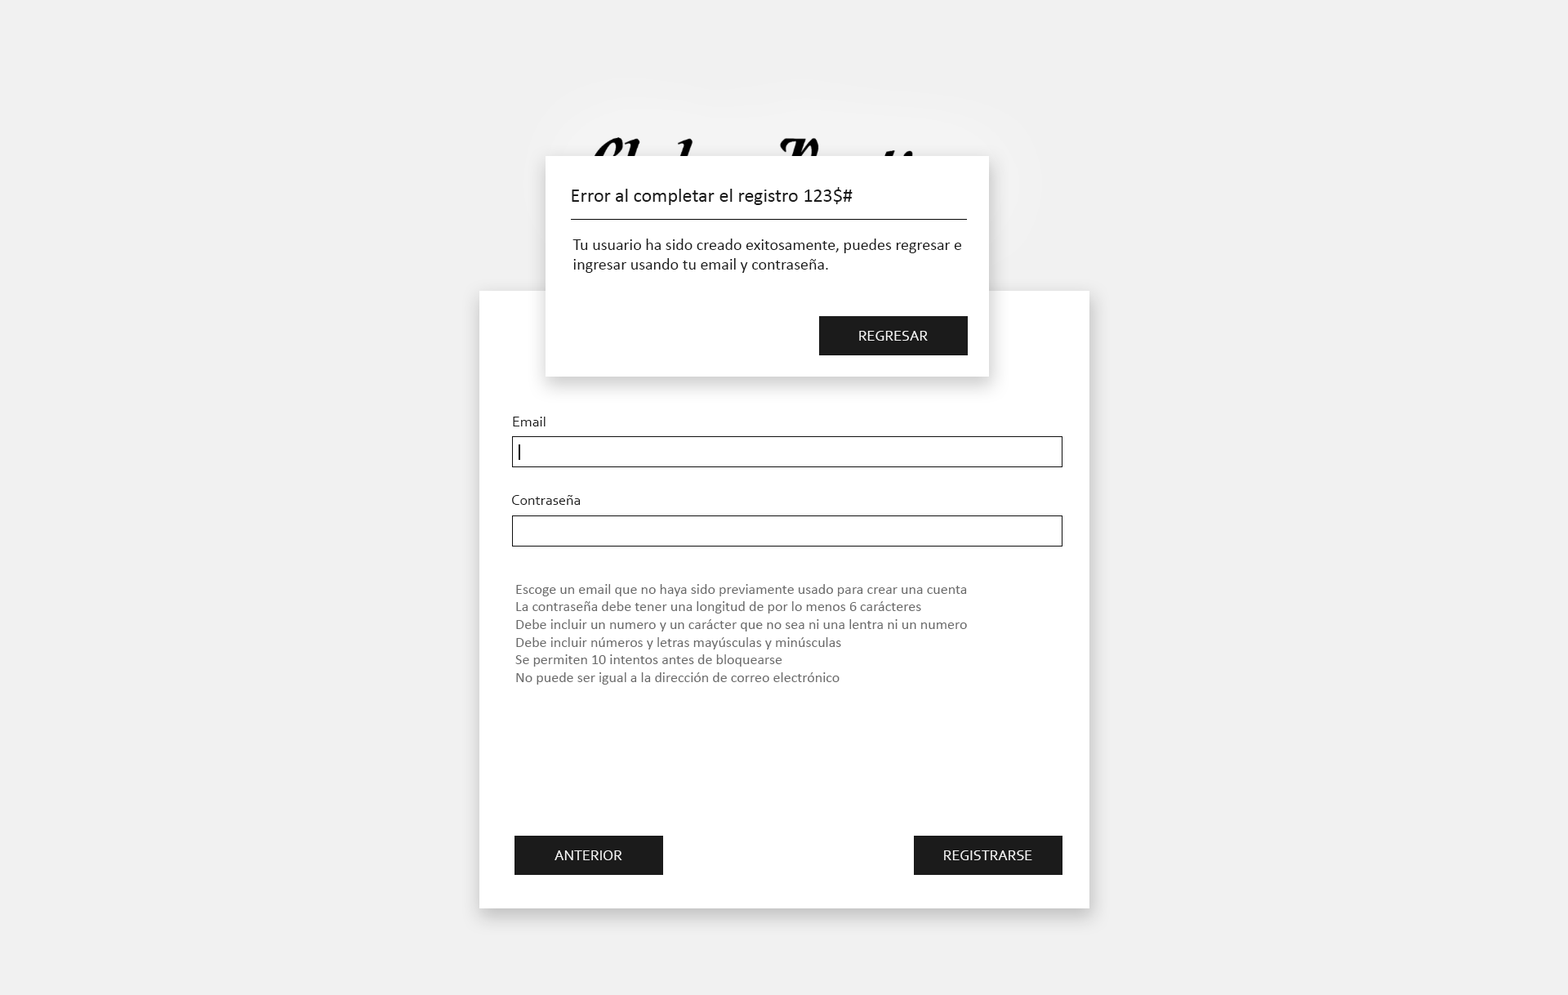
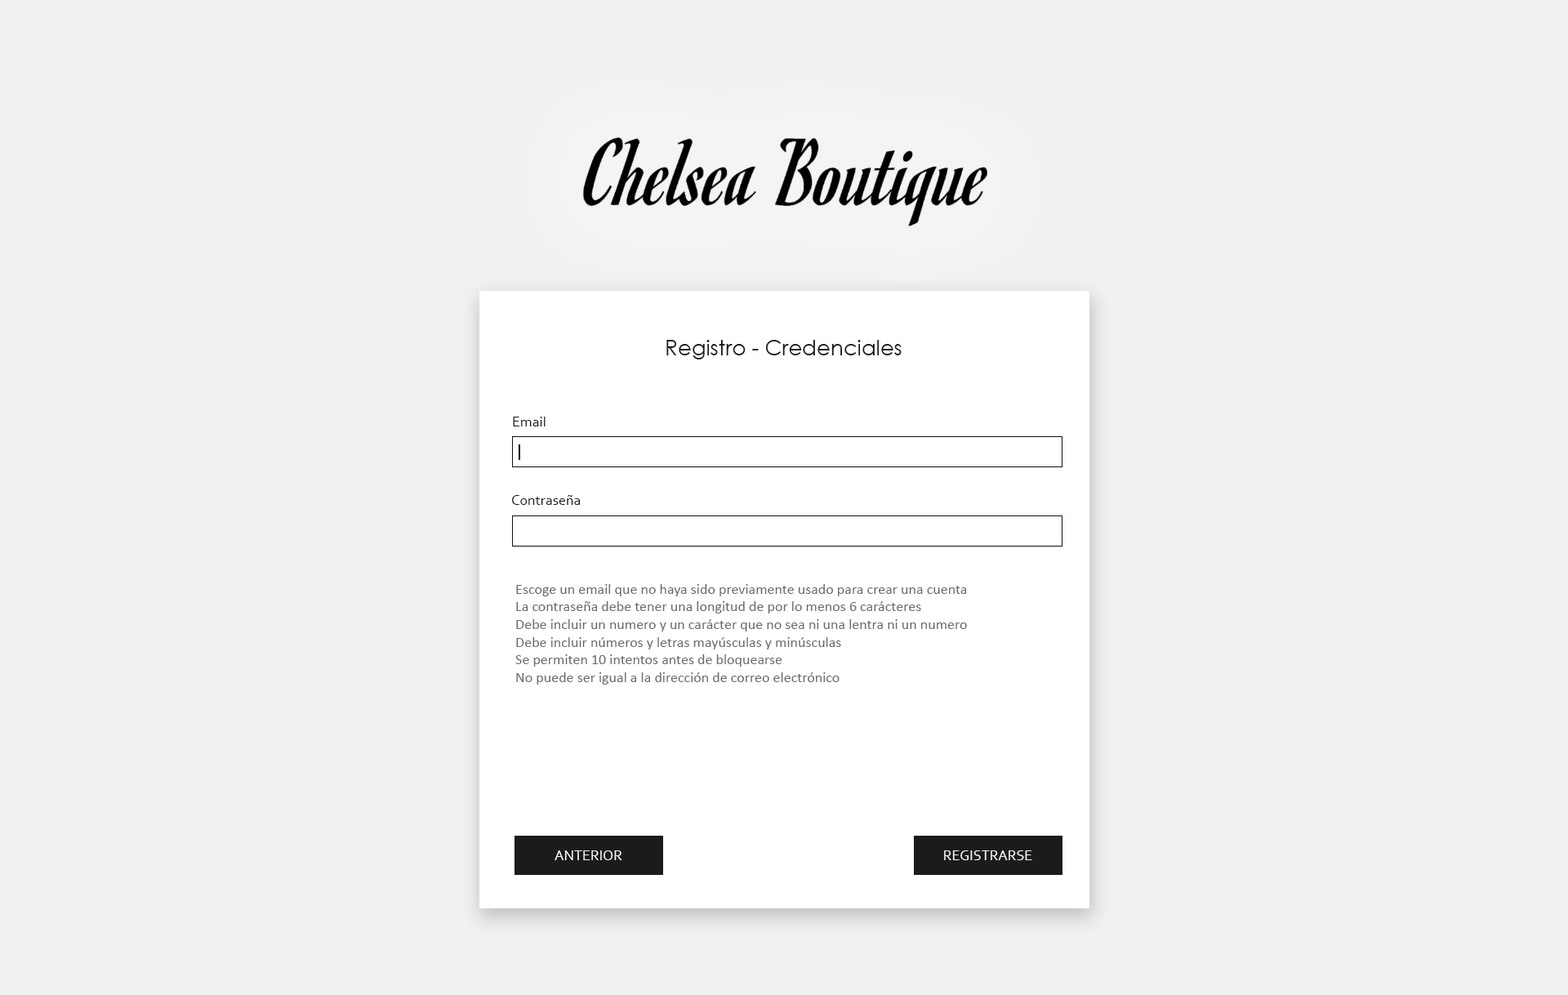
Comparing the layer stacks of the two 1568x995 images. Changes:
hid group "Modal" (7 layers) over <box>545,155,989,360</box>
painted on "Shape 1" over <box>570,218,967,220</box>
painted on "Rectangle 2" (1st of 16, in "Modal" › "Button Primary") over <box>819,316,968,356</box>
painted on "Rectangle 4" over <box>545,155,989,360</box>